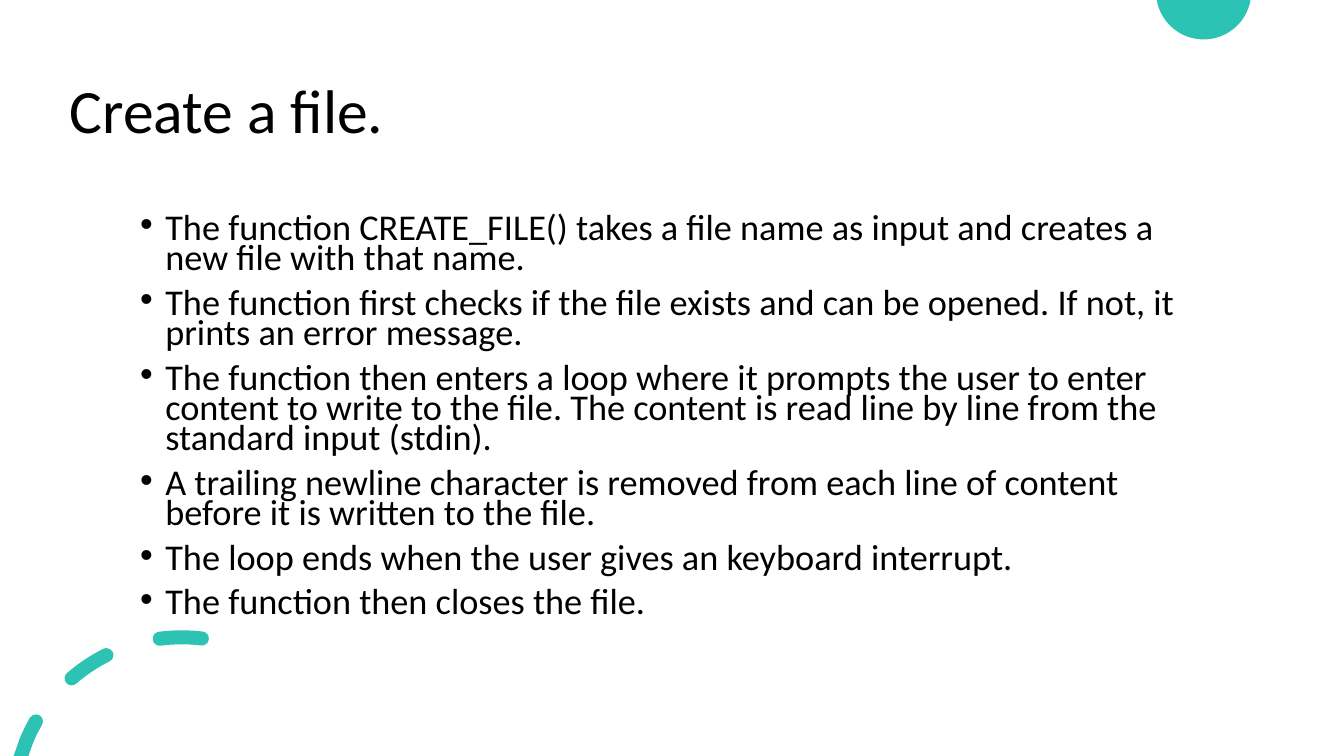
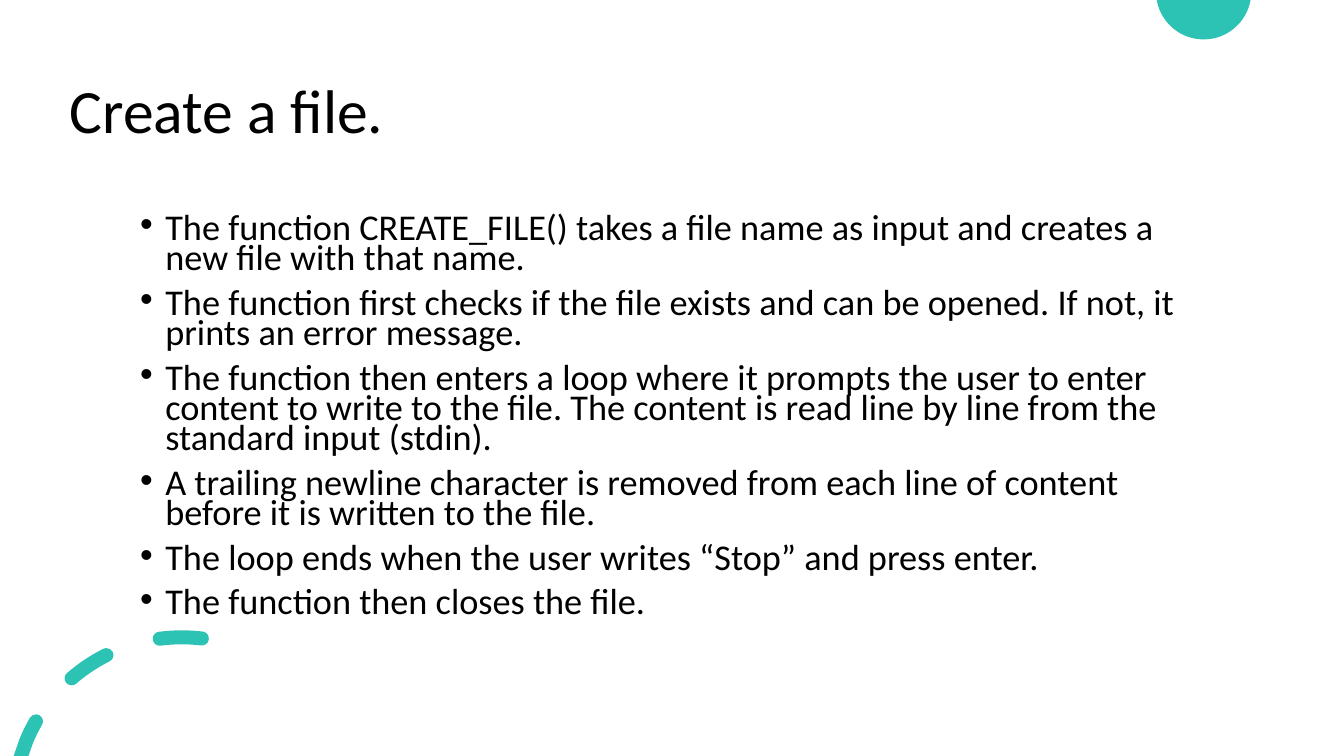
Before and after one commit to Srivatsajbhat/CS3_CP042_TextEditor, a slide deck: slide 5 of Text Editor.pptx. Drawn at 1344x756 pixels with LibreOffice and Linux fonts; fonts in the diff are those of the drawing. Boxes give left, top, right and bottom in pixels: in the first picture for what was removed or moved away, otherwise in the second. Text is boxed around its words. In the diff, an @@ line names an element or a change of style, - is before the commit and + after.

```diff
--- a/Text Editor.pptx
+++ b/Text Editor.pptx
@@ text at bbox=[165, 544, 1039, 576]: text changed @@
-• The loop ends when the user gives an keyboard interrupt.
+• The loop ends when the user writes “Stop” and press enter.
```
Also in this commit, not shown: 1 other slide changed, 2 other files.
